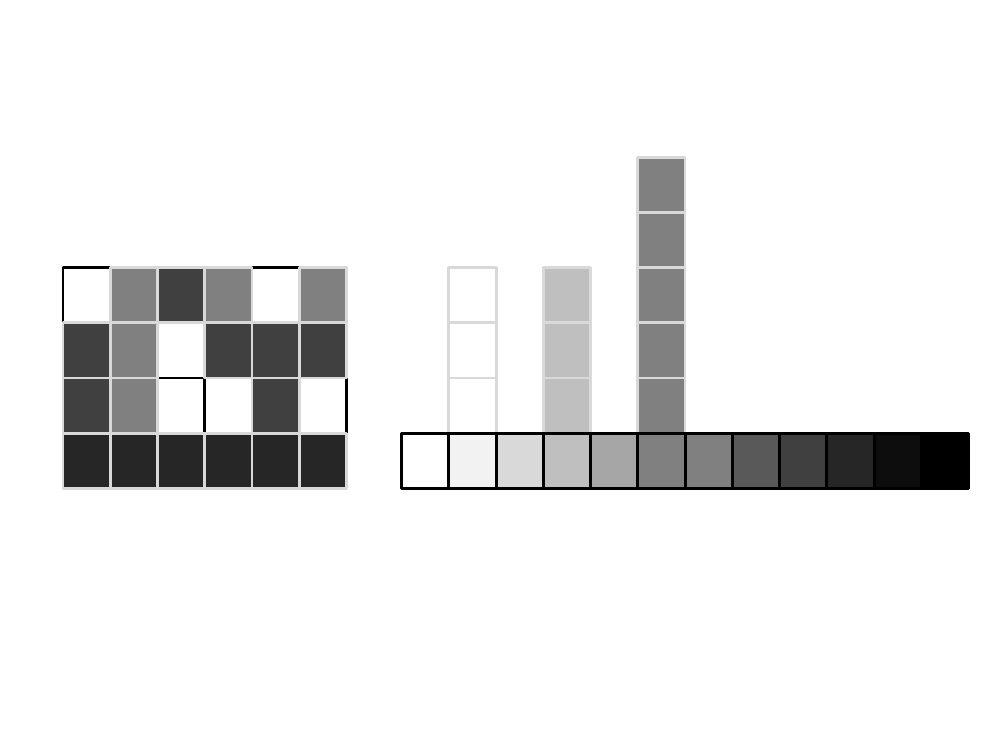
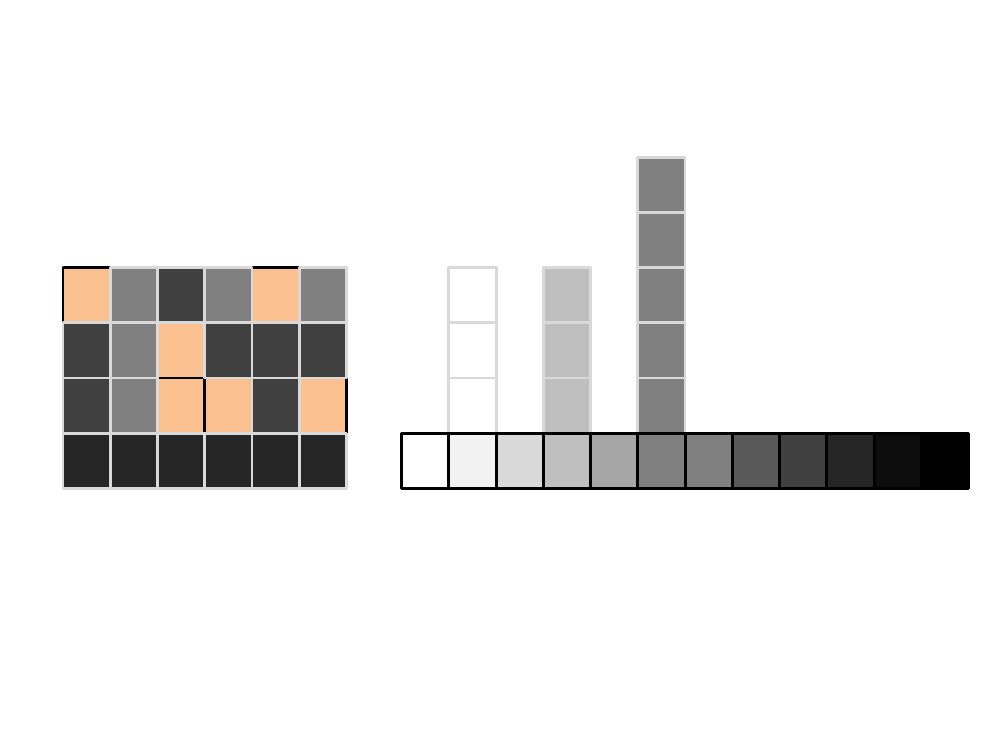
Before and after one commit to domingomery/imagenes, a slide deck: slide 7 of clases/Cap03_Mejoramiento_Espacio/presentations/IMG03_Histogramas.pptx. Drawn at 1008x756 pixels with LibreOffice and Linux fonts; fonts in the diff are those of the drawing. Boxes give left, top, right and bottom in pixels: in the first picture for what was removed or moved away, otherwise in the second. Text is boxed around its words. In the diff, an @@ line names an element or a change of style, - is before the commit and + after.

```diff
--- a/clases/Cap03_Mejoramiento_Espacio/presentations/IMG03_Histogramas.pptx
+++ b/clases/Cap03_Mejoramiento_Espacio/presentations/IMG03_Histogramas.pptx
@@ fill #FFFFFF to #FAC090 in 6 elements at <box>252,268,299,324</box>, <box>157,323,205,378</box>, <box>157,378,205,433</box>, <box>205,378,252,433</box>, <box>62,268,110,324</box>, <box>299,378,347,433</box> @@
```
Also in this commit, not shown: 4 other slides changed, 20 other files.
